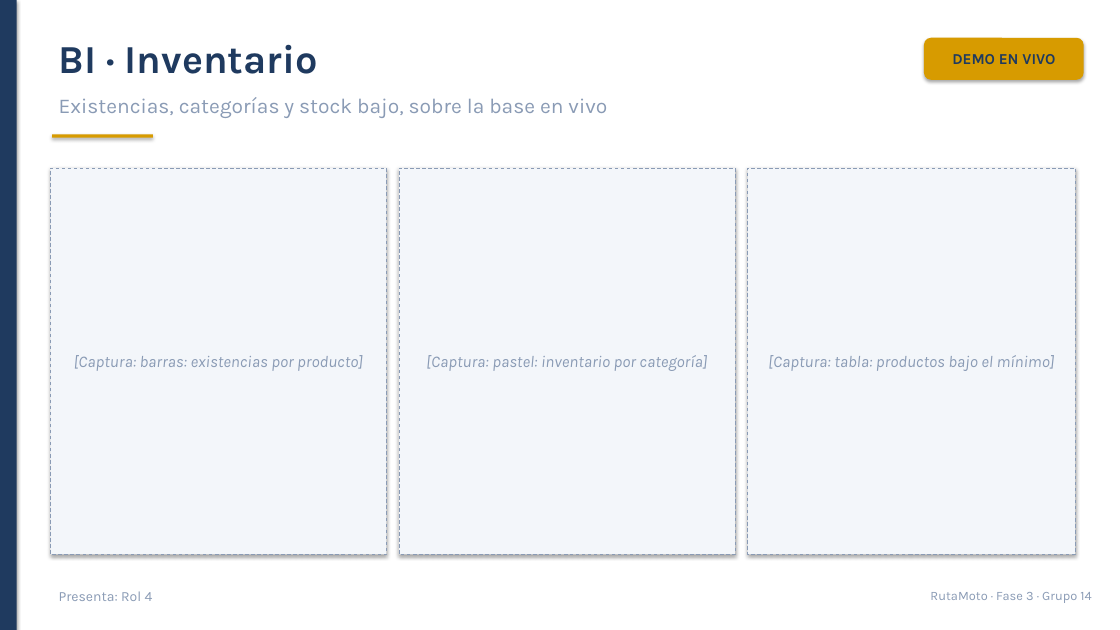
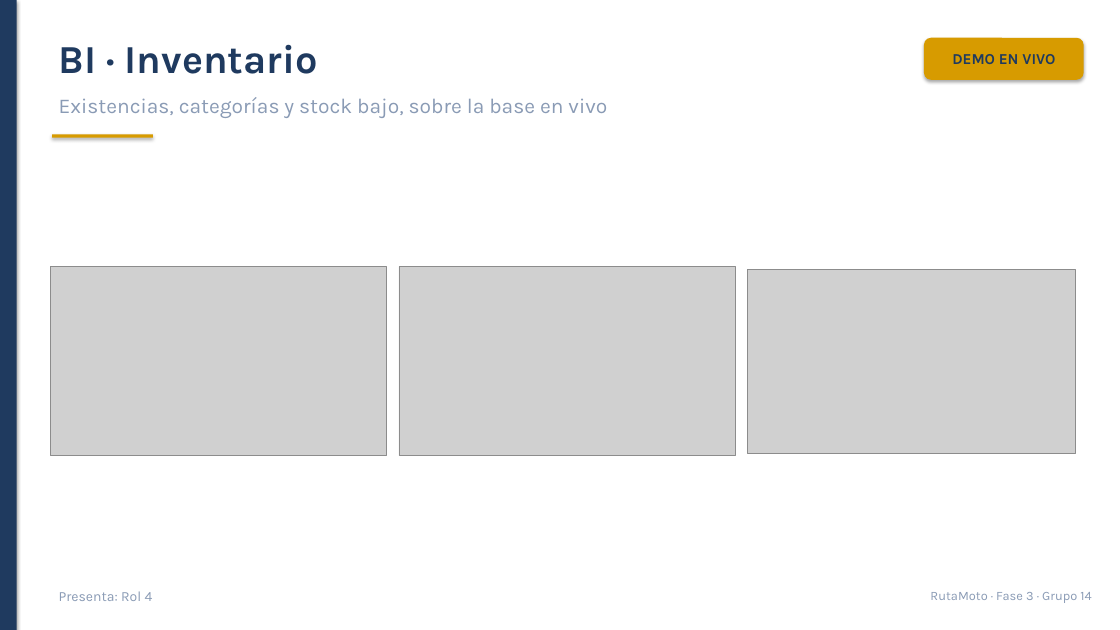
Before and after one commit to Santiago78op/SOG-G14-Proyecto, a slide deck: slide 10 of Entrega_Fase3_Grupo14/5_Presentacion/Presentacion_Fase3_Grupo14.pptx. Drawn at 1120x630 pixels with LibreOffice and Linux fonts; fonts in the diff are those of the drawing; grey boxes stand for pictures. Boxes give left, top, right and bottom in pixels: in the first picture for what was removed or moved away, otherwise in the second. Text is boxed around its words. In the diff, an @@ line names an element or a change of style, - is before the commit and + after.

Commit message:
Fase 3: informe final consolidado, MU-05, reportes BI y paquete de entrega
- Informe final de 55 paginas con las 16 secciones de los cuatro integrantes,
  indice con numeros de pagina, 39 figuras y 9 tablas, sin marcadores pendientes
- Secciones 4.2, 11, 12, 14, 15 y 16 redactadas con los numeros de cierre leidos
  de la instancia: 63 pedidos por Q 21,366.00, ticket Q 339.14, recompra 29.8 %,
  entregas en menos de 24 h 90.2 %, cero productos en quiebre
- MU-05 armado con la evidencia de los casos WEB; MU-06 limpiado y renombrado;
  los tres manuales unidos en un solo PDF
- Capturas de los seis reportes de inteligencia de negocios en 6_Reportes_BI
- Presentacion completada: capturas en lugar de los recuadros y los resultados
  en las tablas de indicadores y de casos
- LEEME_PRIMERO con la guia del paquete y la direccion del prototipo

```diff
--- a/Entrega_Fase3_Grupo14/5_Presentacion/Presentacion_Fase3_Grupo14.pptx
+++ b/Entrega_Fase3_Grupo14/5_Presentacion/Presentacion_Fase3_Grupo14.pptx
@@ rectangle removed at bbox=[50, 168, 386, 555] @@
-[Captura: barras: existencias por producto]
@@ rectangle removed at bbox=[399, 168, 735, 555] @@
-[Captura: pastel: inventario por categoría]
@@ rectangle removed at bbox=[748, 168, 1075, 555] @@
-[Captura: tabla: productos bajo el mínimo]
@@ picture added at bbox=[50, 266, 386, 455] @@
@@ picture added at bbox=[399, 266, 735, 455] @@
@@ picture added at bbox=[748, 269, 1075, 453] @@
```
Also in this commit, not shown: 8 other slides changed, 26 other files.
